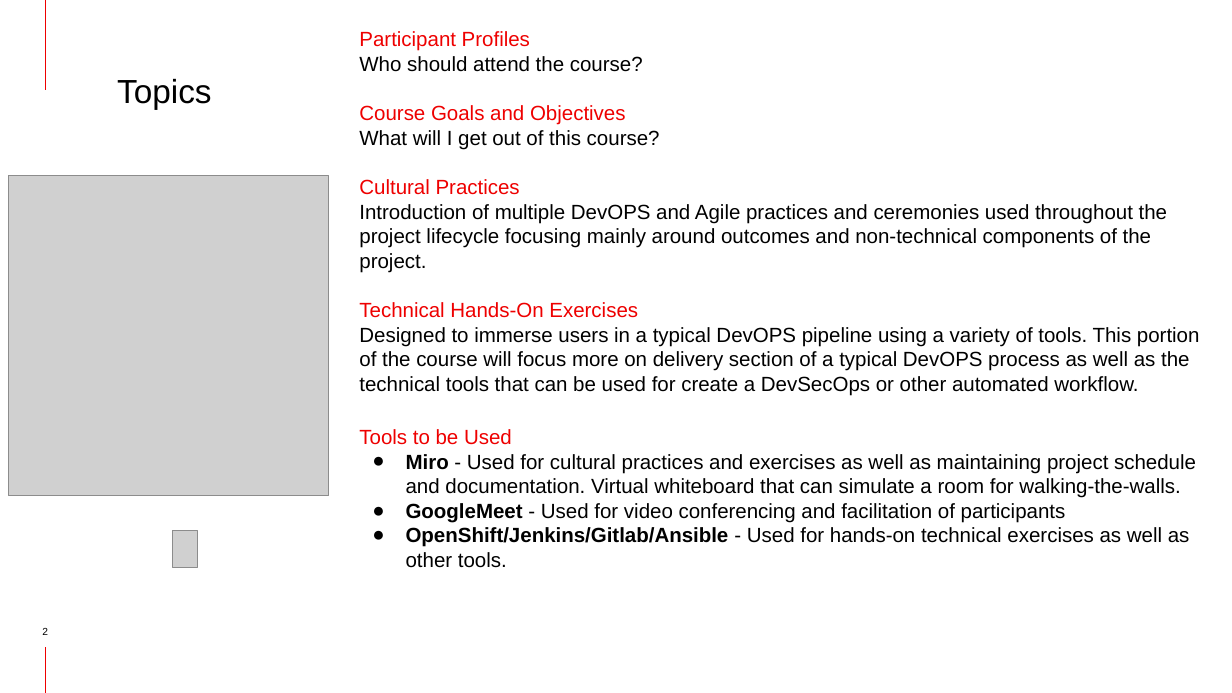
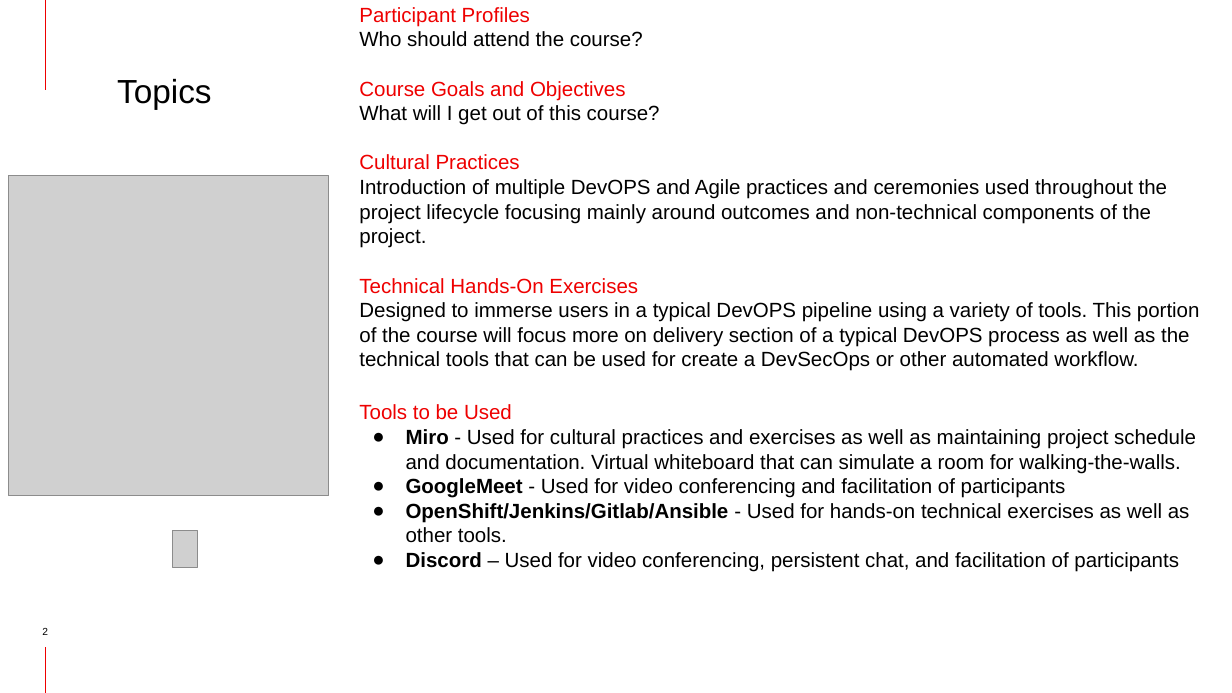
Before and after one commit to tmichett/do500_handouts, a slide deck: slide 2 of DO500VT - Intro.pptx. Drawn at 1232x693 pixels with LibreOffice and Linux fonts; fonts in the diff are those of the drawing; grey boxes stand for pictures; background and template pictures are left out. Boxes give left, top, right and bottom in pixels: in the first picture for what was removed or moved away, otherwise in the second. Text is boxed around its words. In the diff, an @@ line names an element or a change of style, - is before the commit and + after.

Commit message:
Updated slides for DO500

```diff
--- a/DO500VT - Intro.pptx
+++ b/DO500VT - Intro.pptx
@@ text at (406,552,1179,572): paragraph added @@
+● Discord – Used for video conferencing, persistent chat, and facilitation of participants
```
Also in this commit, not shown: 1 other slide changed, 6 slides added, 3 other files.
